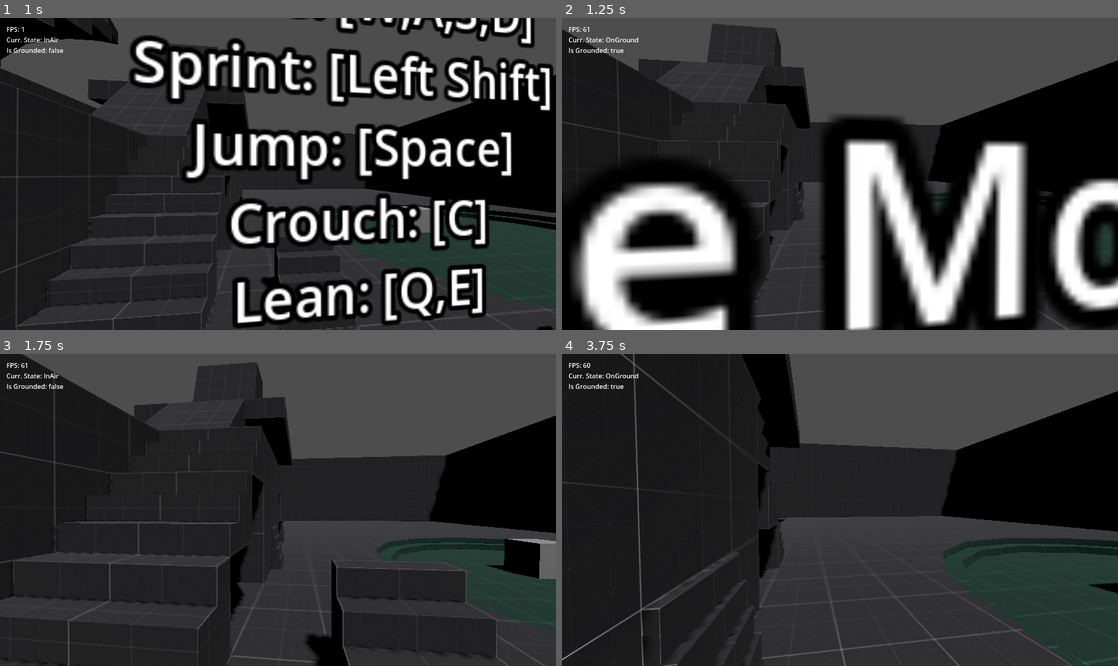
Above: before the commit, frames 1-4 (two rows, left to right).
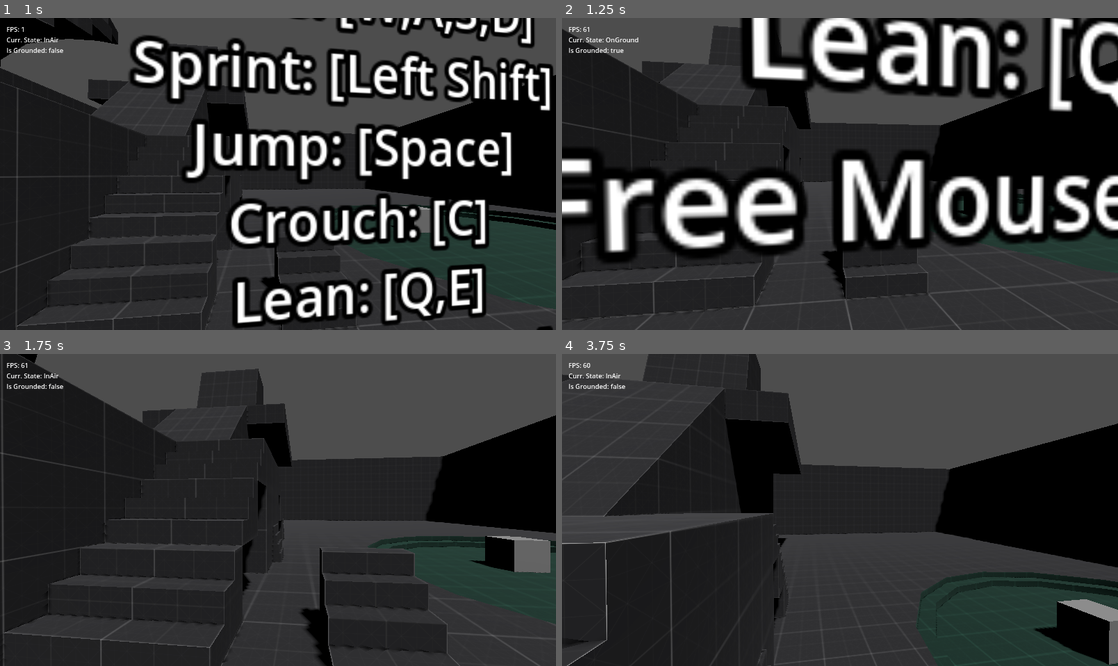
Above: after the commit, the same moments.

Repository: newengland-neighbor/data-driven-fp-controller
Game: Godot game, scene res://environments/prototyping_room/prototyping_room.tscn
Two runs of this game, one before a commit and one after it. Both use one fixed random seed, a clock stepped at 60 frames per second and the inputs below.
Inputs (mouse positions are in pixels of both pictures, inside the frame that each line leads up to):
- Up to frame 1 (1 s): tap Enter at 0.5 s; move the mouse to (305, 174) at 0.52 s; hold W (move_forward) from 0.53 s (still down); hold Space (jump) from 0.53 s (still down)
- Up to frame 2 (1.25 s): keep holding W (move_forward); keep holding Space (jump)
- Up to frame 3 (1.75 s): keep holding W (move_forward); move the mouse to (250, 510) at 1.27 s; release Space (jump) at 1.28 s; tap C (crouch) at 1.35 s; tap Space (jump) at 1.52, 1.55 s
- Up to frame 4 (3.75 s): keep holding W (move_forward); tap Space (jump) at 1.82, 2.3, 2.85, 3.02, 3.32 s; move the mouse to (851, 503) at 2.02 s; hold Shift (sprint) 2.03-2.78 s; move the mouse to (834, 516) at 2.77 s; move the mouse to (878, 513) at 3.52 s; hold C (crouch) from 3.53 s (still down)

Frame 1 is identical in both runs. In frame 2, 55% of the frame differs, in the area x 0-100%, y 0-100%; in frame 3, 9.4%; in frame 4, 28%.

Commit message:
Update fp_on_ground.gd

Diff:
--- a/entities/player/states/fp_on_ground.gd
+++ b/entities/player/states/fp_on_ground.gd
@@ -4,7 +4,7 @@
 @export var coyote_timer_max : float = 0.15
 
 var coyote_timer : float = 0.0
-var wish_dir : Vector3 = Vector3.ZERO
+var lerped_velo : Vector3 = Vector3.ZERO
 
 var character_body_ref : FPController
 
@@ -15,33 +15,35 @@
 func enter(_prev_state:int,_data:={}) -> void:
 	if !_data.is_empty():
 		var prev_velocity = _data["prev_velocity"]
-		wish_dir = prev_velocity
-	else: wish_dir = Vector3.ZERO
+		lerped_velo = prev_velocity
+	else: lerped_velo = Vector3.ZERO
 	coyote_timer = 0.0
-	#print("Entering on_ground state...")
 
 func handle_input(_event:InputEvent) -> void:
 	if _event .is_action_pressed("jump"):
 		if !character_body_ref.ceiling_check(0.5): return
 		finished.emit(MoveStates.IN_AIR, {
-			"prev_velocity":wish_dir,
+			"prev_velocity":lerped_velo,
 			"has_jumped":true
 			})
 
 func update(_delta:float) -> void: pass
 
 func physics_update(_delta:float) -> void:
-	var target_vector : Vector3 = (
+	var wish_dir : Vector3 = (
 		character_body_ref.get_desired_direction()
 		if character_body_ref.get_input() != Vector2.ZERO
 		else Vector3.ZERO )
 
-	wish_dir = MathPlus.v3_exp_decay(wish_dir,target_vector,MathPlus.DECAY,_delta)
+	if character_body_ref.get_desired_direction().length() > 0:
+		lerped_velo = MathPlus.v3_exp_decay(lerped_velo,wish_dir,move_acceleration,_delta)
+	else: lerped_velo = MathPlus.v3_exp_decay(lerped_velo,wish_dir,move_drag,_delta)
+
 	var was_on_floor : bool = character_body_ref.is_on_floor()
 
 	var has_snapped : bool = character_body_ref.handle_step_up(_delta)
 
-	character_body_ref.velocity = wish_dir * character_body_ref.get_total_speed() * Vector3(1,0,1)
+	character_body_ref.velocity = lerped_velo * character_body_ref.get_total_speed() * Vector3(1,0,1)
 	character_body_ref.handle_physics_collision()
 	character_body_ref.move_and_slide()
 
@@ -61,8 +63,6 @@
 				"has_jumped":false
 				})
 
-func exit() -> void:
-	pass
-	#print("Exiting on_ground state...")
+func exit() -> void: pass
 
 func _in_coyote_time() -> bool: return coyote_timer < coyote_timer_max
